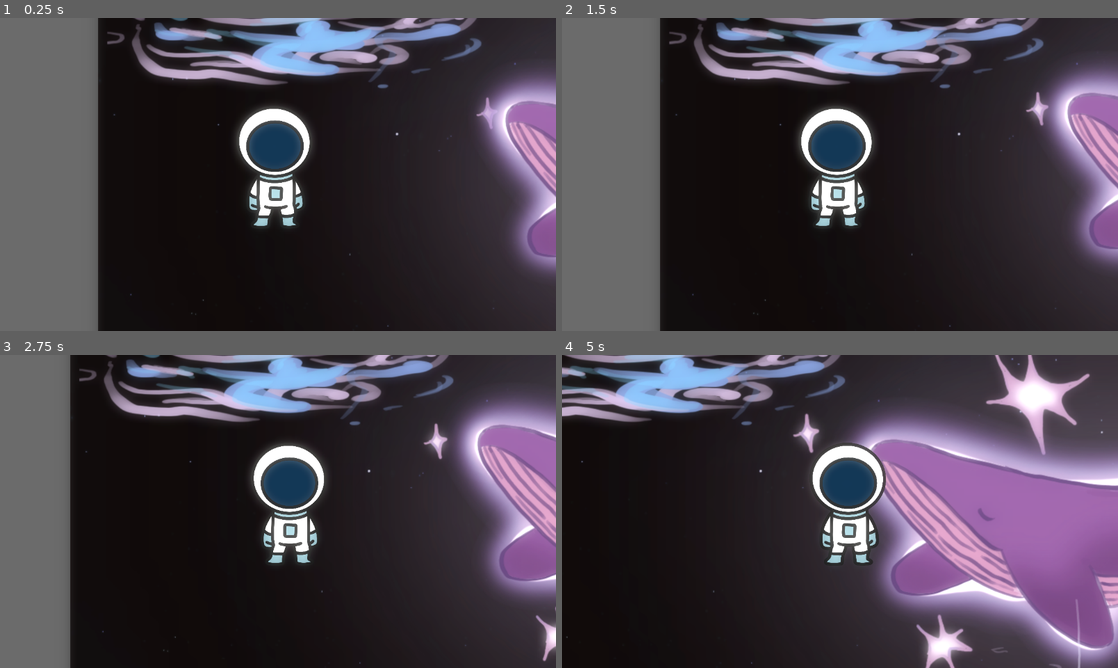
Above: before the commit, frames 1-4 (two rows, left to right).
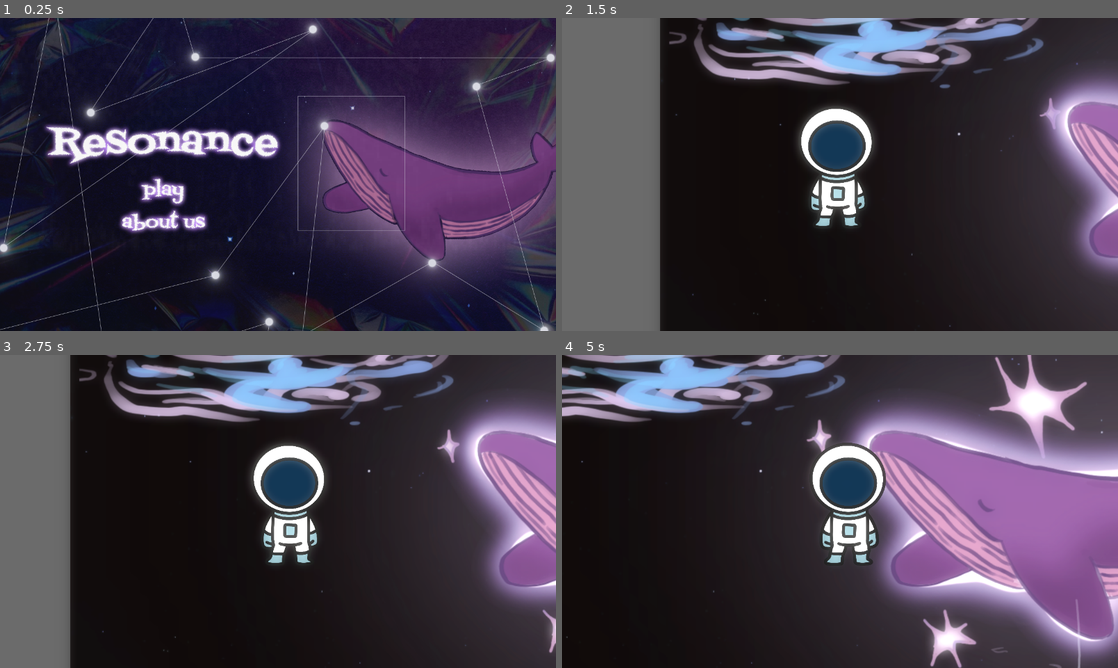
Above: after the commit, the same moments.

Repository: alexgaaranes/jame-gam-50
Game: Godot game, scene res://scenes/menu/main_menu.tscn
Two runs of this game, one before a commit and one after it. Both use one fixed random seed, a clock stepped at 60 frames per second and the inputs below. Before the commit the project starts from res://scenes/level/main.tscn.
Inputs (mouse positions are in pixels of both pictures, inside the frame that each line leads up to):
- Up to frame 1 (0.25 s): no input
- Up to frame 2 (1.5 s): click (723, 221) at 0.52 s; click (723, 193) at 1.27 s
- Up to frame 3 (2.75 s): move the mouse to (400, 495) at 2.02 s; hold D (right) from 2.03 s (still down); tap F (Interact) at 2.1 s; click (400, 495) at 2.17 s
- Up to frame 4 (5 s): release D (right) at 2.75 s; drag from (728, 527) to (812, 574) at 2.77 s; move the mouse to (895, 442) at 3.52 s; hold D (right) 3.53-4.25 s; tap F (Interact) at 3.6 s; drag from (812, 574) to (673, 464) at 4.27 s

The runs differ from the first frame. In frame 1, 74% of the frame differs, in the area x 0-100%, y 0-100%; in frame 2, 4.0%; in frame 3, 5.0%; in frame 4, 17%.

Commit message:
feat: add main menu

Diff:
--- a/project.godot
+++ b/project.godot
@@ -11,7 +11,7 @@
 [application]
 
 config/name="Jame Gam 50"
-run/main_scene="uid://cfun2b4mxcblw"
+run/main_scene="uid://dj8lrubiuvbmt"
 config/features=PackedStringArray("4.4", "GL Compatibility")
 config/icon="res://icon.svg"
 
--- /dev/null
+++ b/scenes/level/game.tscn
@@ -0,0 +1,62 @@
+[gd_scene load_steps=11 format=3 uid="uid://dmy2wjd7ppa7w"]
+
+[ext_resource type="Script" uid="uid://btbhqx4hv1nob" path="res://scripts/GameManager.gd" id="1_ig4jx"]
+[ext_resource type="Texture2D" uid="uid://du8m33l7gvebq" path="res://assets/Background.png" id="2_pn0ym"]
+[ext_resource type="PackedScene" uid="uid://kg3kqfg2wqas" path="res://scenes/whale/whale.tscn" id="3_0o7gw"]
+[ext_resource type="PackedScene" uid="uid://kk2modep8asl" path="res://scenes/galaxy/galaxy.tscn" id="4_d3kax"]
+[ext_resource type="Script" uid="uid://cge5hujdo2rbe" path="res://scenes/level/galaxy1.gd" id="5_lw8he"]
+[ext_resource type="Script" uid="uid://eh3wbx02mj4p" path="res://scenes/level/galaxy2.gd" id="6_g35fm"]
+[ext_resource type="Script" uid="uid://bm4ch6gyn6jl4" path="res://scenes/level/galaxy3.gd" id="7_g280g"]
+[ext_resource type="PackedScene" uid="uid://esud7bwuxrjp" path="res://scenes/player/player.tscn" id="8_bften"]
+[ext_resource type="PackedScene" uid="uid://ht2ucbxw6pqq" path="res://scenes/hud/hud.tscn" id="9_mr15t"]
+
+[sub_resource type="Environment" id="Environment_2hqms"]
+background_mode = 3
+glow_enabled = true
+glow_intensity = 1.0
+glow_bloom = 0.45
+
+[node name="Main" type="Node2D"]
+script = ExtResource("1_ig4jx")
+
+[node name="Space" type="Sprite2D" parent="."]
+position = Vector2(960, 536)
+texture = ExtResource("2_pn0ym")
+
+[node name="Whale" parent="." instance=ExtResource("3_0o7gw")]
+position = Vector2(888, 496)
+
+[node name="Galaxy" parent="." instance=ExtResource("4_d3kax")]
+position = Vector2(336, 200)
+script = ExtResource("5_lw8he")
+
+[node name="Galaxy2" parent="." instance=ExtResource("4_d3kax")]
+position = Vector2(1624, 168)
+script = ExtResource("6_g35fm")
+
+[node name="Galaxy3" parent="." instance=ExtResource("4_d3kax")]
+position = Vector2(952, 880)
+script = ExtResource("7_g280g")
+
+[node name="Player" parent="." instance=ExtResource("8_bften")]
+position = Vector2(275, 470)
+
+[node name="Camera2D" type="Camera2D" parent="Player"]
+position = Vector2(1, 9)
+zoom = Vector2(1.5, 1.5)
+position_smoothing_enabled = true
+rotation_smoothing_enabled = true
+
+[node name="WorldEnvironment" type="WorldEnvironment" parent="."]
+environment = SubResource("Environment_2hqms")
+
+[node name="HudCanvas" type="CanvasLayer" parent="."]
+
+[node name="Hud" parent="HudCanvas" instance=ExtResource("9_mr15t")]
+
+[connection signal="body_entered" from="Galaxy" to="Galaxy" method="_on_body_entered"]
+[connection signal="body_exited" from="Galaxy" to="Galaxy" method="_on_body_exited"]
+[connection signal="body_entered" from="Galaxy2" to="Galaxy2" method="_on_body_entered"]
+[connection signal="body_exited" from="Galaxy2" to="Galaxy2" method="_on_body_exited"]
+[connection signal="body_entered" from="Galaxy3" to="Galaxy3" method="_on_body_entered"]
+[connection signal="body_exited" from="Galaxy3" to="Galaxy3" method="_on_body_exited"]
--- a/scenes/level/main.tscn
+++ /dev/null
@@ -1,62 +0,0 @@
-[gd_scene load_steps=11 format=3 uid="uid://cfun2b4mxcblw"]
-
-[ext_resource type="Script" uid="uid://btbhqx4hv1nob" path="res://scripts/GameManager.gd" id="1_6ulxj"]
-[ext_resource type="Texture2D" uid="uid://du8m33l7gvebq" path="res://assets/Background.png" id="1_64aob"]
-[ext_resource type="PackedScene" uid="uid://kg3kqfg2wqas" path="res://scenes/whale/whale.tscn" id="1_855hj"]
-[ext_resource type="PackedScene" uid="uid://kk2modep8asl" path="res://scenes/galaxy/galaxy.tscn" id="1_iernp"]
-[ext_resource type="PackedScene" uid="uid://esud7bwuxrjp" path="res://scenes/player/player.tscn" id="1_oept5"]
-[ext_resource type="Script" uid="uid://cge5hujdo2rbe" path="res://scenes/level/galaxy1.gd" id="4_gjage"]
-[ext_resource type="Script" uid="uid://eh3wbx02mj4p" path="res://scenes/level/galaxy2.gd" id="5_x0mk0"]
-[ext_resource type="Script" uid="uid://bm4ch6gyn6jl4" path="res://scenes/level/galaxy3.gd" id="6_2hqms"]
-[ext_resource type="PackedScene" uid="uid://ht2ucbxw6pqq" path="res://scenes/hud/hud.tscn" id="8_1bkat"]
-
-[sub_resource type="Environment" id="Environment_2hqms"]
-background_mode = 3
-glow_enabled = true
-glow_intensity = 1.0
-glow_bloom = 0.45
-
-[node name="Main" type="Node2D"]
-script = ExtResource("1_6ulxj")
-
-[node name="Space" type="Sprite2D" parent="."]
-position = Vector2(960, 536)
-texture = ExtResource("1_64aob")
-
-[node name="Whale" parent="." instance=ExtResource("1_855hj")]
-position = Vector2(888, 496)
-
-[node name="Galaxy" parent="." instance=ExtResource("1_iernp")]
-position = Vector2(336, 200)
-script = ExtResource("4_gjage")
-
-[node name="Galaxy2" parent="." instance=ExtResource("1_iernp")]
-position = Vector2(1624, 168)
-script = ExtResource("5_x0mk0")
-
-[node name="Galaxy3" parent="." instance=ExtResource("1_iernp")]
-position = Vector2(952, 880)
-script = ExtResource("6_2hqms")
-
-[node name="Player" parent="." instance=ExtResource("1_oept5")]
-position = Vector2(275, 470)
-
-[node name="Camera2D" type="Camera2D" parent="Player"]
-position = Vector2(1, 9)
-zoom = Vector2(1.5, 1.5)
-position_smoothing_enabled = true
-rotation_smoothing_enabled = true
-
-[node name="WorldEnvironment" type="WorldEnvironment" parent="."]
-environment = SubResource("Environment_2hqms")
-
-[node name="HudCanvas" type="CanvasLayer" parent="."]
-
-[node name="Hud" parent="HudCanvas" instance=ExtResource("8_1bkat")]
-
-[connection signal="body_entered" from="Galaxy" to="Galaxy" method="_on_body_entered"]
-[connection signal="body_exited" from="Galaxy" to="Galaxy" method="_on_body_exited"]
-[connection signal="body_entered" from="Galaxy2" to="Galaxy2" method="_on_body_entered"]
-[connection signal="body_exited" from="Galaxy2" to="Galaxy2" method="_on_body_exited"]
-[connection signal="body_entered" from="Galaxy3" to="Galaxy3" method="_on_body_entered"]
-[connection signal="body_exited" from="Galaxy3" to="Galaxy3" method="_on_body_exited"]
--- /dev/null
+++ b/scenes/level/main1.tscn
@@ -0,0 +1,62 @@
+[gd_scene load_steps=11 format=3 uid="uid://rm5er6ylnptk"]
+
+[ext_resource type="Script" uid="uid://btbhqx4hv1nob" path="res://scripts/GameManager.gd" id="1_5v4id"]
+[ext_resource type="Texture2D" uid="uid://du8m33l7gvebq" path="res://assets/Background.png" id="2_pfpyc"]
+[ext_resource type="PackedScene" uid="uid://kg3kqfg2wqas" path="res://scenes/whale/whale.tscn" id="3_israv"]
+[ext_resource type="PackedScene" uid="uid://kk2modep8asl" path="res://scenes/galaxy/galaxy.tscn" id="4_bepav"]
+[ext_resource type="Script" uid="uid://cge5hujdo2rbe" path="res://scenes/level/galaxy1.gd" id="5_mjvf6"]
+[ext_resource type="Script" uid="uid://eh3wbx02mj4p" path="res://scenes/level/galaxy2.gd" id="6_y5baj"]
+[ext_resource type="Script" uid="uid://bm4ch6gyn6jl4" path="res://scenes/level/galaxy3.gd" id="7_jox4j"]
+[ext_resource type="PackedScene" uid="uid://esud7bwuxrjp" path="res://scenes/player/player.tscn" id="8_k1bbq"]
+[ext_resource type="PackedScene" uid="uid://ht2ucbxw6pqq" path="res://scenes/hud/hud.tscn" id="9_g6e33"]
+
+[sub_resource type="Environment" id="Environment_2hqms"]
+background_mode = 3
+glow_enabled = true
+glow_intensity = 1.0
+glow_bloom = 0.45
+
+[node name="Main" type="Node2D"]
+script = ExtResource("1_5v4id")
+
+[node name="Space" type="Sprite2D" parent="."]
+position = Vector2(960, 536)
+texture = ExtResource("2_pfpyc")
+
+[node name="Whale" parent="." instance=ExtResource("3_israv")]
+position = Vector2(888, 496)
+
+[node name="Galaxy" parent="." instance=ExtResource("4_bepav")]
+position = Vector2(336, 200)
+script = ExtResource("5_mjvf6")
+
+[node name="Galaxy2" parent="." instance=ExtResource("4_bepav")]
+position = Vector2(1624, 168)
+script = ExtResource("6_y5baj")
+
+[node name="Galaxy3" parent="." instance=ExtResource("4_bepav")]
+position = Vector2(952, 880)
+script = ExtResource("7_jox4j")
+
+[node name="Player" parent="." instance=ExtResource("8_k1bbq")]
+position = Vector2(275, 470)
+
+[node name="Camera2D" type="Camera2D" parent="Player"]
+position = Vector2(1, 9)
+zoom = Vector2(1.5, 1.5)
+position_smoothing_enabled = true
+rotation_smoothing_enabled = true
+
+[node name="WorldEnvironment" type="WorldEnvironment" parent="."]
+environment = SubResource("Environment_2hqms")
+
+[node name="HudCanvas" type="CanvasLayer" parent="."]
+
+[node name="Hud" parent="HudCanvas" instance=ExtResource("9_g6e33")]
+
+[connection signal="body_entered" from="Galaxy" to="Galaxy" method="_on_body_entered"]
+[connection signal="body_exited" from="Galaxy" to="Galaxy" method="_on_body_exited"]
+[connection signal="body_entered" from="Galaxy2" to="Galaxy2" method="_on_body_entered"]
+[connection signal="body_exited" from="Galaxy2" to="Galaxy2" method="_on_body_exited"]
+[connection signal="body_entered" from="Galaxy3" to="Galaxy3" method="_on_body_entered"]
+[connection signal="body_exited" from="Galaxy3" to="Galaxy3" method="_on_body_exited"]
--- /dev/null
+++ b/scenes/menu/main_menu.gd
@@ -0,0 +1,17 @@
+extends Node2D
+
+
+# Called when the node enters the scene tree for the first time.
+func _ready() -> void:
+	pass # Replace with function body.
+
+# Called every frame. 'delta' is the elapsed time since the previous frame.
+func _process(delta: float) -> void:
+	pass
+
+
+func _on_play_pressed() -> void:
+	get_tree().change_scene_to_file("res://scenes/level/game.tscn")
+
+func _on_about_us_pressed() -> void:
+	pass # Replace with function body.
--- /dev/null
+++ b/scenes/menu/main_menu.tscn
@@ -0,0 +1,27 @@
+[gd_scene load_steps=3 format=3 uid="uid://dj8lrubiuvbmt"]
+
+[ext_resource type="Script" uid="uid://ba00vvrjvdn5d" path="res://scenes/menu/main_menu.gd" id="1_3rkf3"]
+[ext_resource type="Texture2D" uid="uid://beesdoqh58f1b" path="res://assets/Main Menu.png" id="2_247la"]
+
+[node name="MainMenu" type="Node2D"]
+script = ExtResource("1_3rkf3")
+
+[node name="bg" type="Sprite2D" parent="."]
+position = Vector2(640, 360)
+scale = Vector2(0.666667, 0.666667)
+texture = ExtResource("2_247la")
+
+[node name="play" type="TextureButton" parent="."]
+offset_left = 320.0
+offset_top = 368.0
+offset_right = 432.0
+offset_bottom = 432.0
+
+[node name="about us" type="TextureButton" parent="."]
+offset_left = 272.0
+offset_top = 440.0
+offset_right = 480.0
+offset_bottom = 496.0
+
+[connection signal="pressed" from="play" to="." method="_on_play_pressed"]
+[connection signal="pressed" from="about us" to="." method="_on_about_us_pressed"]
Binary file added: assets/Main Menu.png
Not shown, added: assets/Main Menu.png.import
Not shown, added: scenes/menu/main_menu.gd.uid
